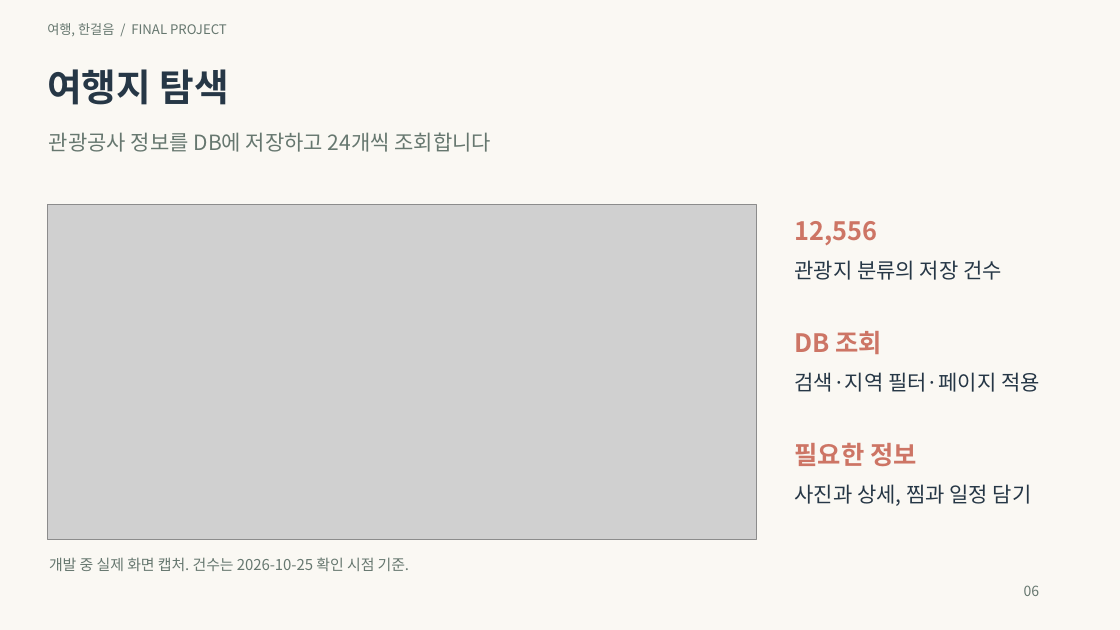
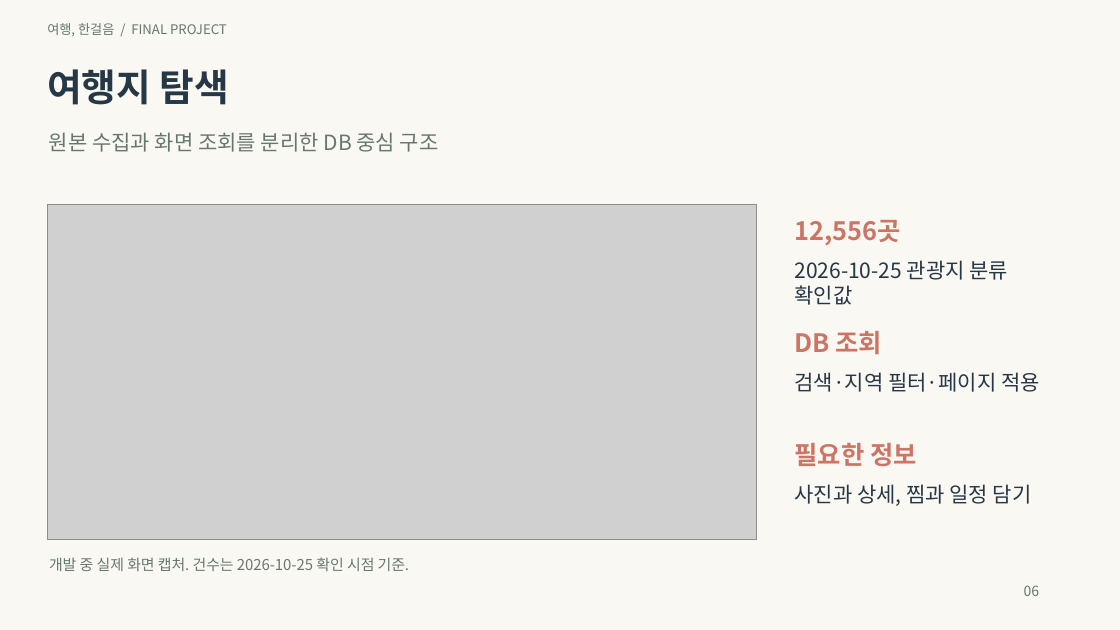
Before and after one commit to inyoung7-lab/AI-Travel-Planner, a slide deck: slide 6 of deliverables/final-project-20261025/04_프로젝트_기획발표.pptx. Drawn at 1120x630 pixels with LibreOffice and Linux fonts; fonts in the diff are those of the drawing; grey boxes stand for pictures. Boxes give left, top, right and bottom in pixels: in the first picture for what was removed or moved away, otherwise in the second. Text is boxed around its words. In the diff, an @@ line names an element or a change of style, - is before the commit and + after.

```diff
--- a/deliverables/final-project-20261025/04_프로젝트_기획발표.pptx
+++ b/deliverables/final-project-20261025/04_프로젝트_기획발표.pptx
@@ text at (49, 132, 439, 152): text changed @@
-관광공사 정보를 DB에 저장하고 24개씩 조회합니다
+원본 수집과 화면 조회를 분리한 DB 중심 구조
@@ text at (794, 220, 900, 245): text changed @@
-12,556
+12,556곳
@@ text at (794, 260, 1009, 305): text changed @@
-관광지 분류의 저장 건수
+2026-10-25 관광지 분류 확인값
```
Also in this commit, not shown: 14 other slides changed, 1 slide added, 1 slide removed, 6 other files.
